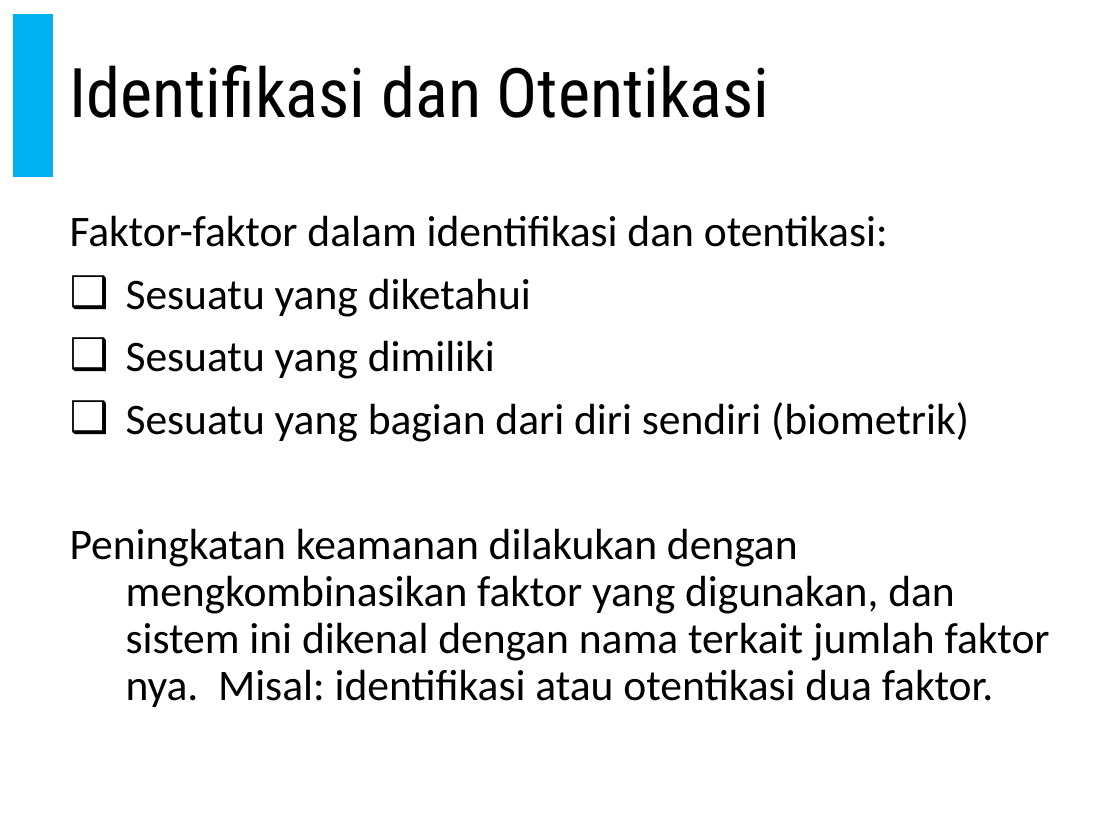
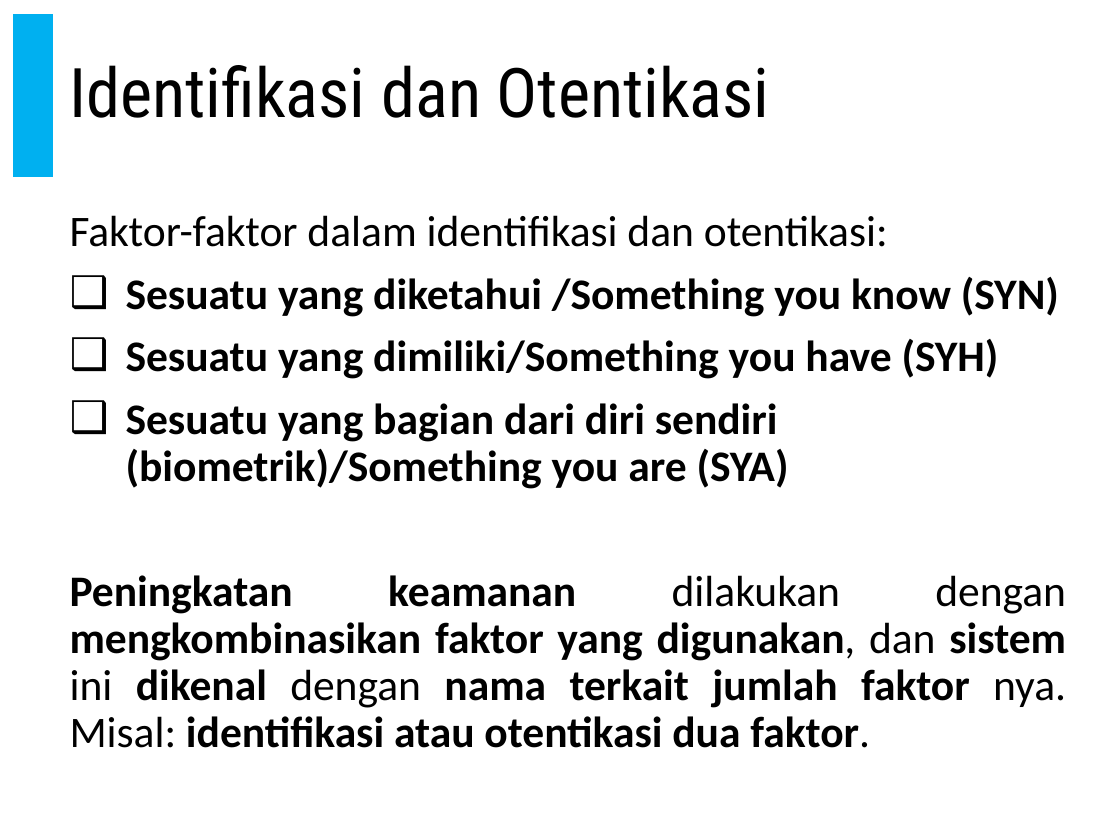
Before and after one commit to doniaft/Keamanan-Informasi, a slide deck: slide 42 of 1. Bahan Ajar/06. Keamanan Informasi - Firewall dan Intrusion Detection System.pptx. Drawn at 1120x840 pixels with LibreOffice and Linux fonts; fonts in the diff are those of the drawing. Boxes give left, top, right and bottom in pixels: in the first picture for what was removed or moved away, otherwise in the second. Text is boxed around its words. In the diff, an @@ line names an element or a change of style, - is before the commit and + after.

```diff
--- a/1. Bahan Ajar/06. Keamanan Informasi - Firewall dan Intrusion Detection System.pptx
+++ b/1. Bahan Ajar/06. Keamanan Informasi - Firewall dan Intrusion Detection System.pptx
@@ text at (126, 277, 1059, 489): text changed; bold on @@
-❑ Sesuatu yang diketahui
-❑ Sesuatu yang dimiliki
-❑ Sesuatu yang bagian dari diri sendiri (biometrik)
+❑ Sesuatu yang diketahui /Something you know (SYN)
+❑ Sesuatu yang dimiliki/Something you have (SYH)
+  ❑ Sesuatu yang bagian dari diri sendiri (biometrik)/Something you are (SYA)
@@ text at (70, 575, 1066, 748): bold on in "Peningkatan keamanan mengkombinasikan faktor yang digunakan, ..."; alignment left to justified; indent changed @@
```
Also in this commit, not shown: 16 other slides changed, 17 slides added.
